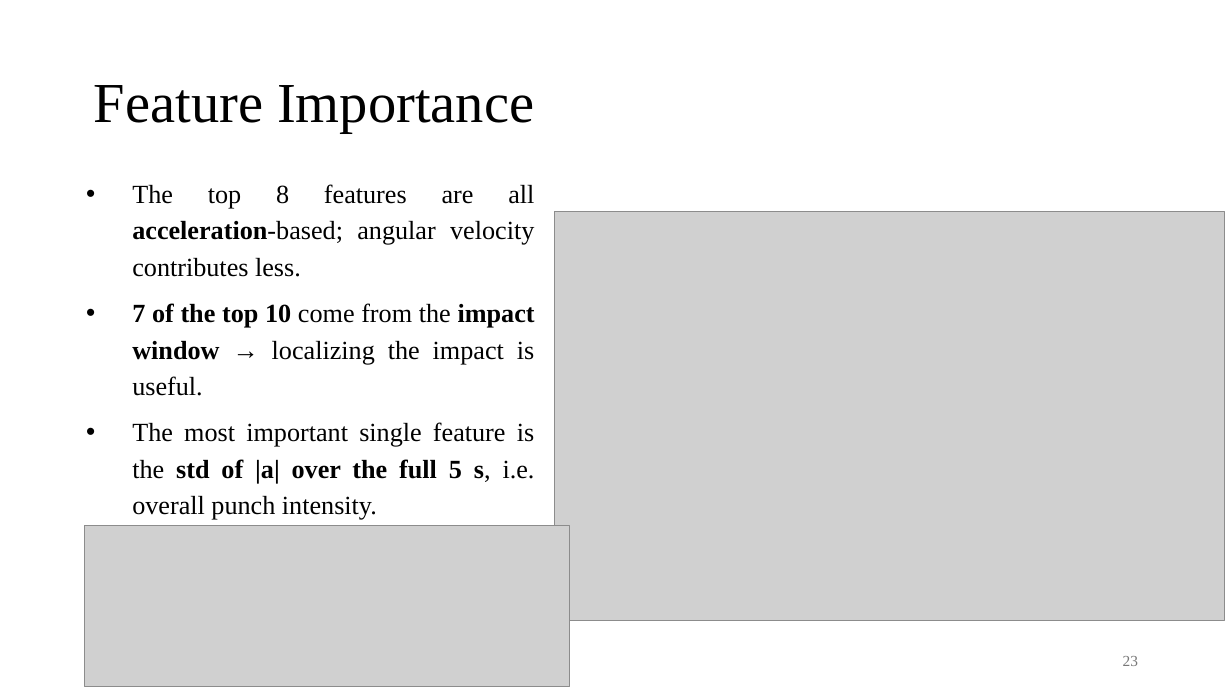
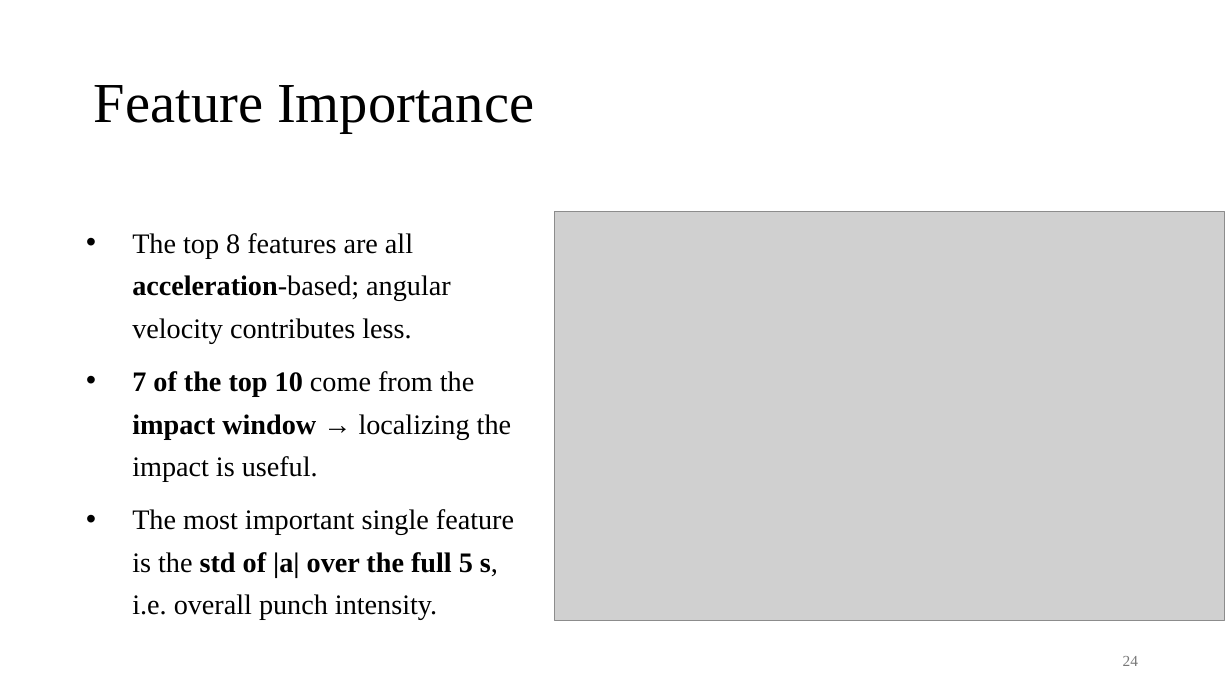
Before and after one commit to conan0220/Boxing_Force_Research, a slide deck: slide 24 of pptx/黃守翊_1015.pptx (slide 23 before the commit). Drawn at 1232x693 pixels with LibreOffice and Linux fonts; fonts in the diff are those of the drawing; grey boxes stand for pictures. Boxes give left, top, right and bottom in pixels: in the first picture for what was removed or moved away, otherwise in the second. Text is boxed around its words. In the diff, an @@ line names an element or a change of style, - is before the commit and + after.

```diff
--- a/pptx/黃守翊_1015.pptx
+++ b/pptx/黃守翊_1015.pptx
@@ text "The top 8 features are ...": place and size @@
-text "The top 8 features are ..." at <box>132,184,535,520</box>
+text "The top 8 features are ..." at <box>132,233,514,620</box>
@@ text "The top 8 features are ..." at <box>132,233,514,620</box>: size 20.4 to 22 pt; alignment justified to left; line spacing 1.16 to 1.26 @@
@@ picture removed at <box>85,525,570,687</box> @@
@@ page number at <box>1123,656,1138,666</box>: text changed @@
-23
+24
```
Also in this commit, not shown: 1 slide added, 1 other file.
